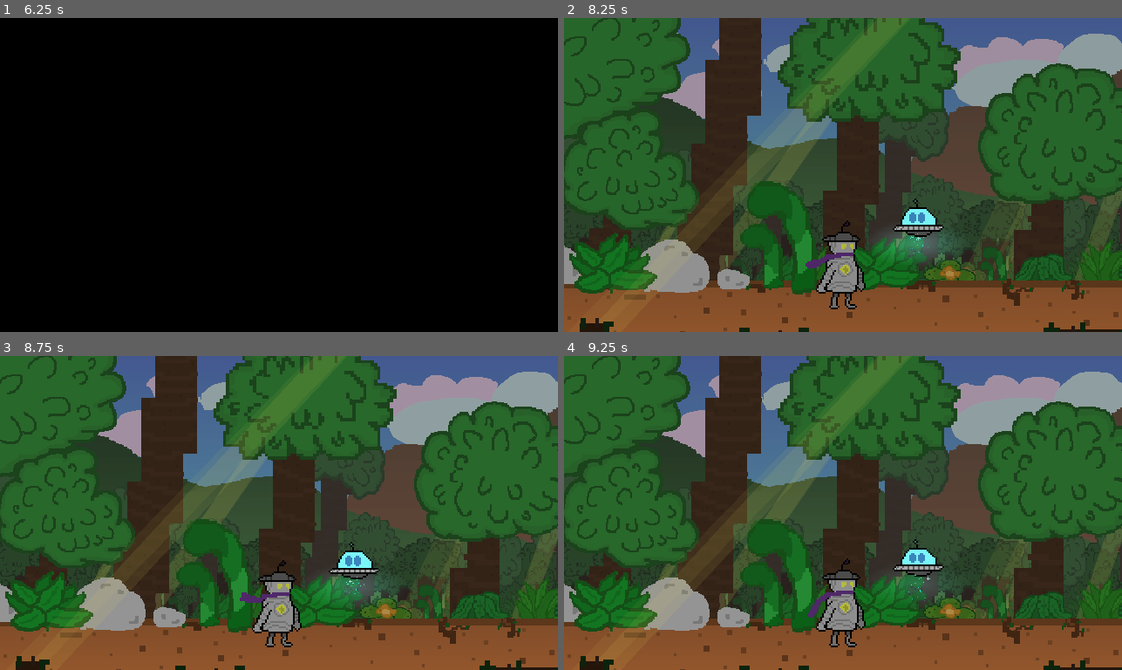
Above: before the commit, frames 1-4 (two rows, left to right).
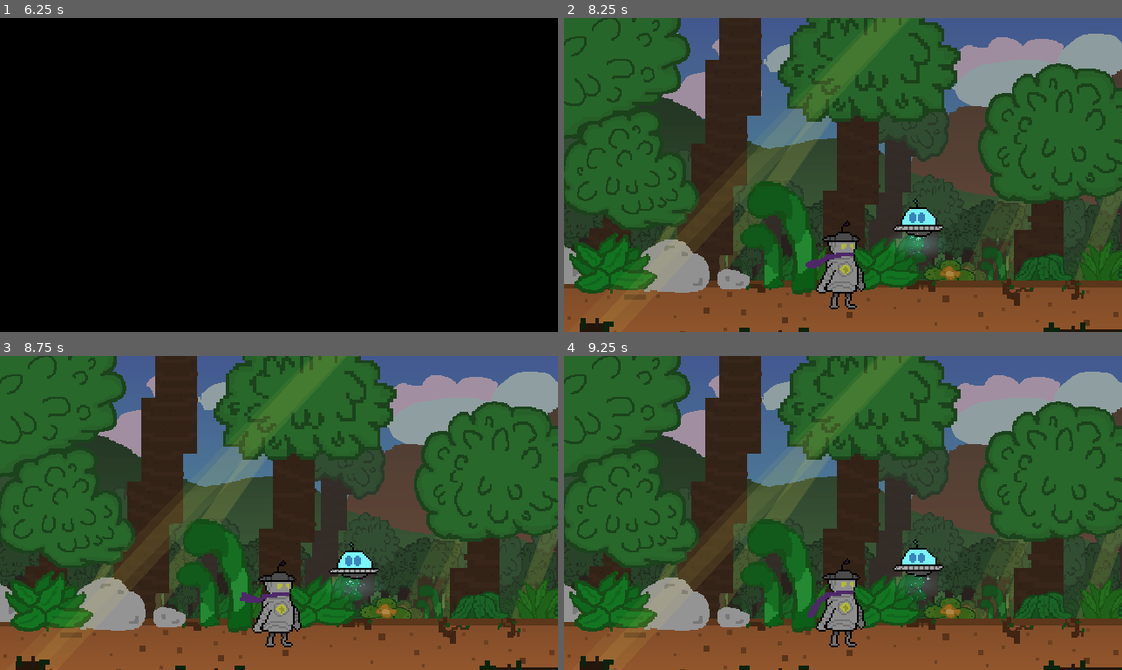
Above: after the commit, the same moments.

Repository: greeeegartur/cgvr-thesis
Game: Godot game, scene res://Scenes/Screens/TitleScreen.tscn
Same seed, same stepped clock (60 frames per second), same inputs: the game is played once before the commit and once after it.
Inputs:
- Up to frame 1 (6.25 s): tap Enter (ui_accept) at 0.5, 0.77, 1.07, 1.52, 1.82, 3.02, 3.32, 3.5, 3.77, 4.07, 4.25, 4.52, 4.82, 6.02 s; hold Right (ui_right) 0.53-1.28 s; tap A (heat_a) at 0.6 s; hold Down (ui_down) 1.28-2.03 s; tap B (heat_b) at 1.35 s; hold Right (ui_right) 2.03-2.78 s; tap C (heat_c) at 2.1 s; hold Up (ui_up) 2.78-3.53 s; tap F (heat_f) at 2.85 s; hold Left (ui_left) 3.53-5.03 s; tap J (heat_j) at 3.6 s; tap K (heat_k) at 4.35 s; hold Down (ui_down) 5.03-5.78 s; tap L (heat_l) at 5.1 s; hold Right (ui_right) from 5.78 s (still down); tap M (heat_m) at 5.85 s
- Up to frame 2 (8.25 s): tap Enter (ui_accept) at 6.32, 6.5, 6.77, 7.07, 7.52, 7.82 s; release Right (ui_right) at 6.53 s; hold Up (ui_up) 6.53-7.28 s; tap O (heat_o) at 6.6 s; hold Right (ui_right) 7.28-8.03 s; tap P (heat_p) at 7.35 s; hold Down (ui_down) from 8.03 s (still down); tap S (heat_s) at 8.1 s
- Up to frame 3 (8.75 s): keep holding Down (ui_down)
- Up to frame 4 (9.25 s): release Down (ui_down) at 8.78 s; hold Left (ui_left) from 8.78 s (still down); tap Y (heat_y) at 8.85 s; tap Enter (ui_accept) at 9.02 s

Frame 1 is identical in both runs. In frame 2, 0.2% of the frame differs, in the area x 57-70%, y 68-77%; in frame 3, less than 0.1%; in frame 4, less than 0.1%.

Commit message:
More shop tweaks

Diff:
--- a/droidream/Scripts/Combat/StopManager.gd
+++ b/droidream/Scripts/Combat/StopManager.gd
@@ -38,7 +38,7 @@
 const DETAIL_WIDTH := 300.0 # Slim, so Tuh-U and his bubble fit beside it
 const CARDS_TOP := 104.0
 const DETAIL_TOP := 206.0
-const NEXT_SIZE := Vector2(122, 32)
+const NEXT_SIZE := Vector2(62, 32)
 const NEXT_ARROW_SPACE := 14.0 # The arrow takes the right side, so the text is nudged left to look centered
 const ENDING_WIDTHS := [120.0, 150.0, 190.0, 230.0] # The ending's lines are longer than the shop's
 const LINE_TIME := 2.4 # Seconds a line of Tuh-U stays up
--- a/droidream/Scripts/Entities/TuhU.gd
+++ b/droidream/Scripts/Entities/TuhU.gd
@@ -108,7 +108,7 @@
 	glow = Sprite2D.new()
 	glow.texture = texture
 	glow.position = particles_base + Vector2(0, 5)
-	glow.scale = Vector2(1.6, 0.7)
+	glow.scale = Vector2(1.0, 0.45)
 	glow.z_index = -2
 	var additive := CanvasItemMaterial.new()
 	additive.blend_mode = CanvasItemMaterial.BLEND_MODE_ADD
